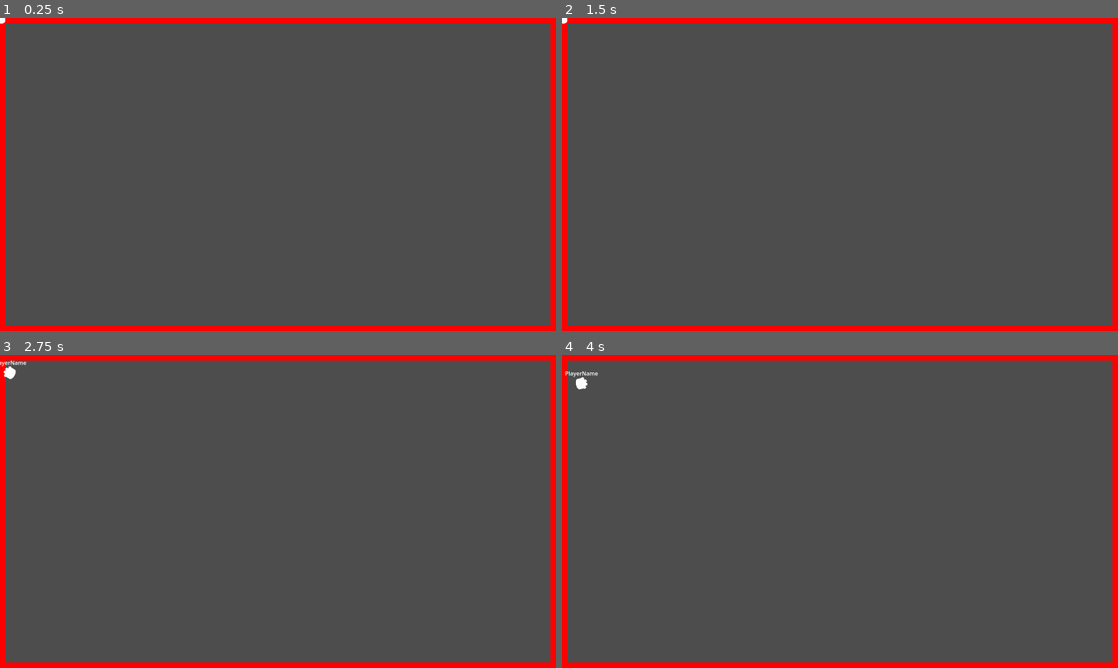
Above: before the commit, frames 1-4 (two rows, left to right).
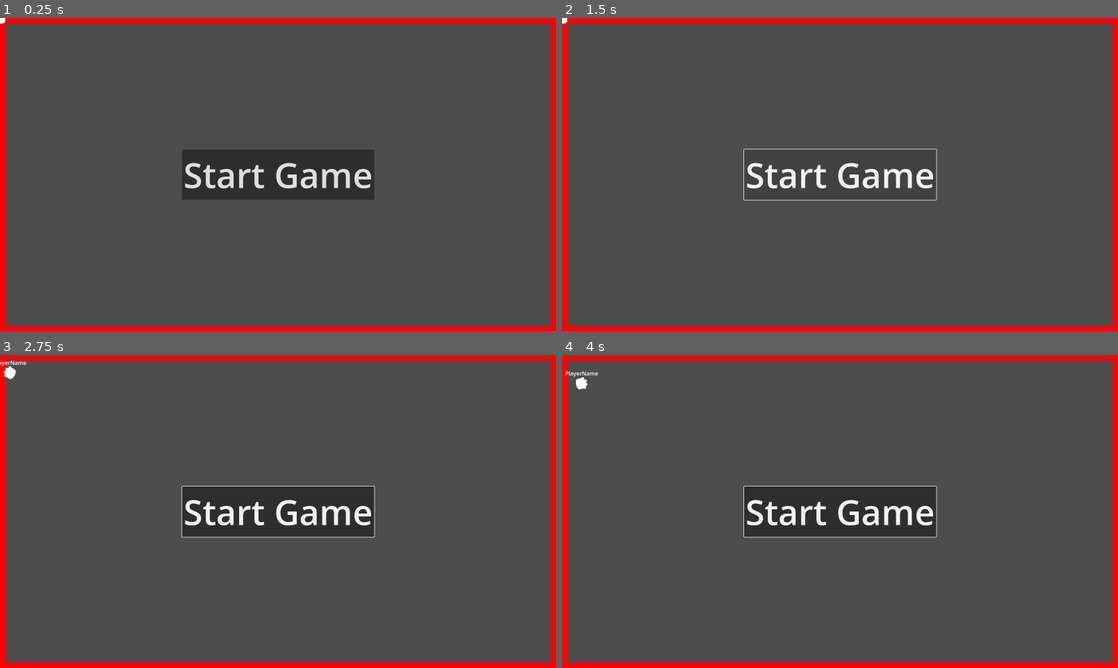
Above: after the commit, the same moments.

Repository: Ozymandias1/godot_snake_game
Game: Godot game, scene res://Scenes/Templates/game_level.tscn
Same seed, same stepped clock (60 frames per second), same inputs: the game is played once before the commit and once after it. This scene is started directly instead of the project's main scene.
Inputs (mouse positions are in pixels of both pictures, inside the frame that each line leads up to):
- Up to frame 1 (0.25 s): no input
- Up to frame 2 (1.5 s): click (840, 174) at 0.5 s, where only the run after the commit has a clickable "Start Game"; click (840, 174) at 1.25 s, where only the run after the commit has a clickable "Start Game"
- Up to frame 3 (2.75 s): tap Enter at 2 s; move the mouse to (400, 495) at 2.02 s; hold D (Steer Right) from 2.03 s (still down); hold W (Boost) from 2.03 s (still down); click (400, 495) at 2.17 s
- Up to frame 4 (4 s): move the mouse to (728, 527) at 2.77 s; release D (Steer Right) at 2.78 s; release W (Boost) at 2.78 s; hold A (Steer Left) 2.78-3.53 s; tap T (TestKey) at 2.85 s; tap Space at 3.5 s; move the mouse to (895, 442) at 3.52 s; hold D (Steer Right) from 3.53 s (still down); hold W (Boost) from 3.53 s (still down)

The runs differ from the first frame. In frame 1, 5.4% of the frame differs, in the area x 32-68%, y 42-58%; in frame 2, 1.3%; in frame 3, 5.7%, in the area x 32-68%, y 41-59%; in frame 4, 5.7%.
Error in both runs: Invalid access to property or key 'name' on a base object of type 'Dictionary'. (res://Scripts/Player.gd:29)

Commit message:
게임시작버튼

Diff:
--- a/Scenes/Templates/game_level.tscn
+++ b/Scenes/Templates/game_level.tscn
@@ -26,3 +26,27 @@
 _spawnable_scenes = PackedStringArray("res://Scenes/Templates/player.tscn")
 spawn_path = NodePath("../Players")
 script = ExtResource("3_7togj")
+
+[node name="UI" type="Control" parent="."]
+layout_mode = 3
+anchors_preset = 15
+anchor_right = 1.0
+anchor_bottom = 1.0
+grow_horizontal = 2
+grow_vertical = 2
+
+[node name="BtnStartGame" type="Button" parent="UI"]
+layout_mode = 1
+anchors_preset = 8
+anchor_left = 0.5
+anchor_top = 0.5
+anchor_right = 0.5
+anchor_bottom = 0.5
+offset_left = -48.0
+offset_top = -15.5
+offset_right = 48.0
+offset_bottom = 15.5
+grow_horizontal = 2
+grow_vertical = 2
+theme_override_font_sizes/font_size = 100
+text = "Start Game"
--- a/Scripts/GameLevel.gd
+++ b/Scripts/GameLevel.gd
@@ -2,9 +2,12 @@
 extends Node
 
 @onready var player_spawner: MultiplayerSpawner = $PlayerSpawner
+@onready var btn_start_game: Button = $UI/BtnStartGame
 
 # 시작
 func _ready() -> void:
+	btn_start_game.visible = multiplayer.is_server()
+
 	if multiplayer.is_server():
 		NetworkManager.on_player_connected.connect(self._on_player_connected)
 		self._on_player_connected(1, NetworkManager.my_player_data)
